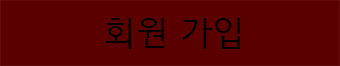
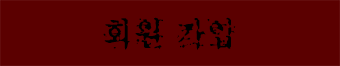
Layer changes from the first 340x66 image to the second:
painted on "회원 가입" over [103, 17, 240, 50]
